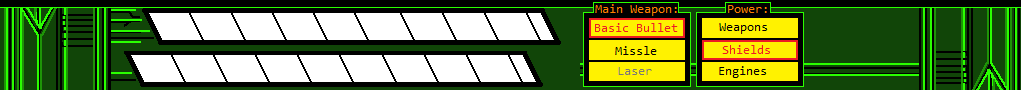
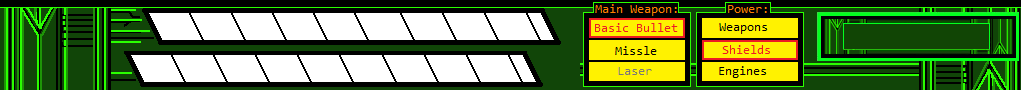
Layered file, before and after one edit (w=1021, h=90). Changes by layer:
added layer "ScoreBox" above "Score" over [843, 23, 990, 50]
added layer "Score" above "Background" over [817, 12, 1019, 61]
